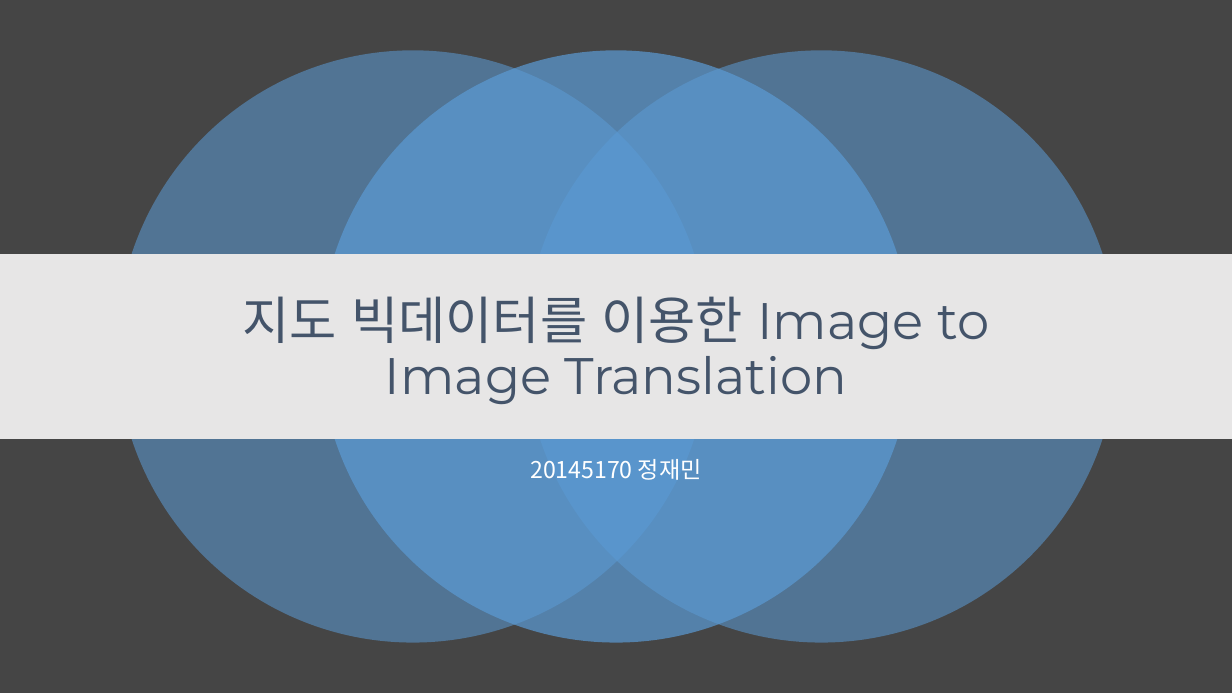
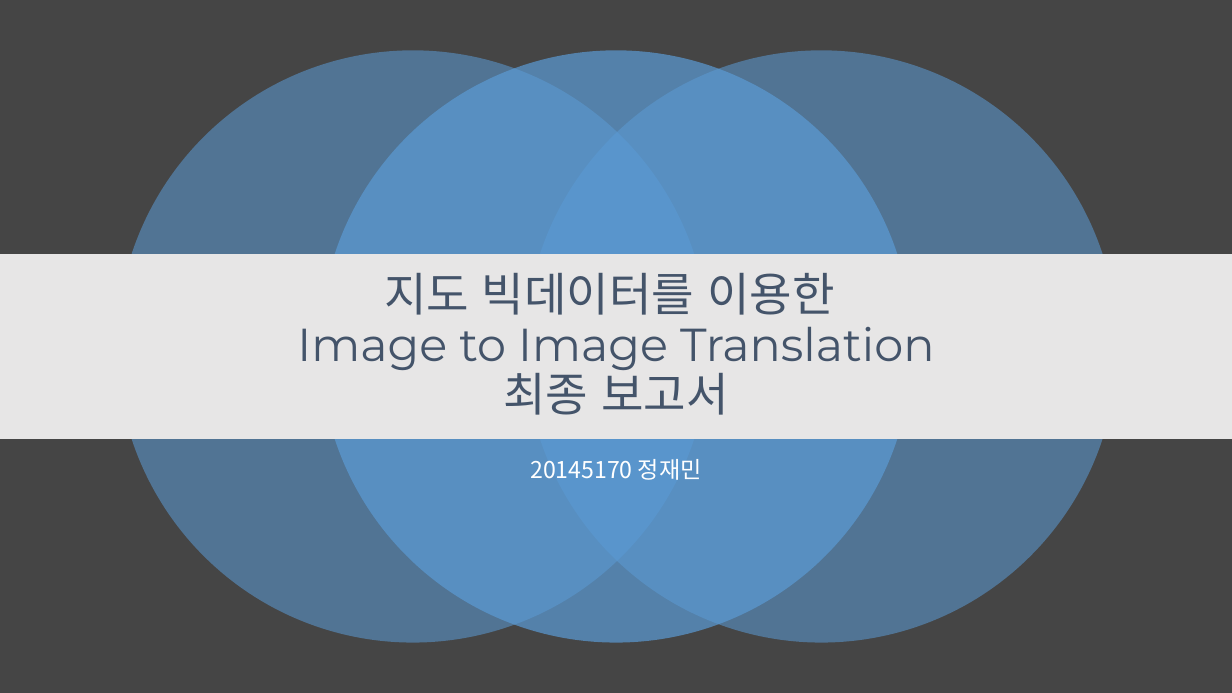
Before and after one commit to jjeamin/Data_mining, a slide deck: slide 1 of project/최종보고서_정재민.pptx. Drawn at 1232x693 pixels with LibreOffice and Linux fonts; fonts in the diff are those of the drawing. Boxes give left, top, right and bottom in pixels: in the first picture for what was removed or moved away, otherwise in the second. Text is boxed around its words. In the diff, an @@ line names an element or a change of style, - is before the commit and + after.

```diff
--- a/project/최종보고서_정재민.pptx
+++ b/project/최종보고서_정재민.pptx
@@ title at box(297, 273, 934, 415): text changed; size 40 to 36 pt @@
-지도 빅데이터를 이용한 Image to Image Translation
+지도 빅데이터를 이용한
+Image to Image Translation
+최종 보고서
```
Also in this commit, not shown: 1 other slide changed, 3 slides added, 1 other file.
